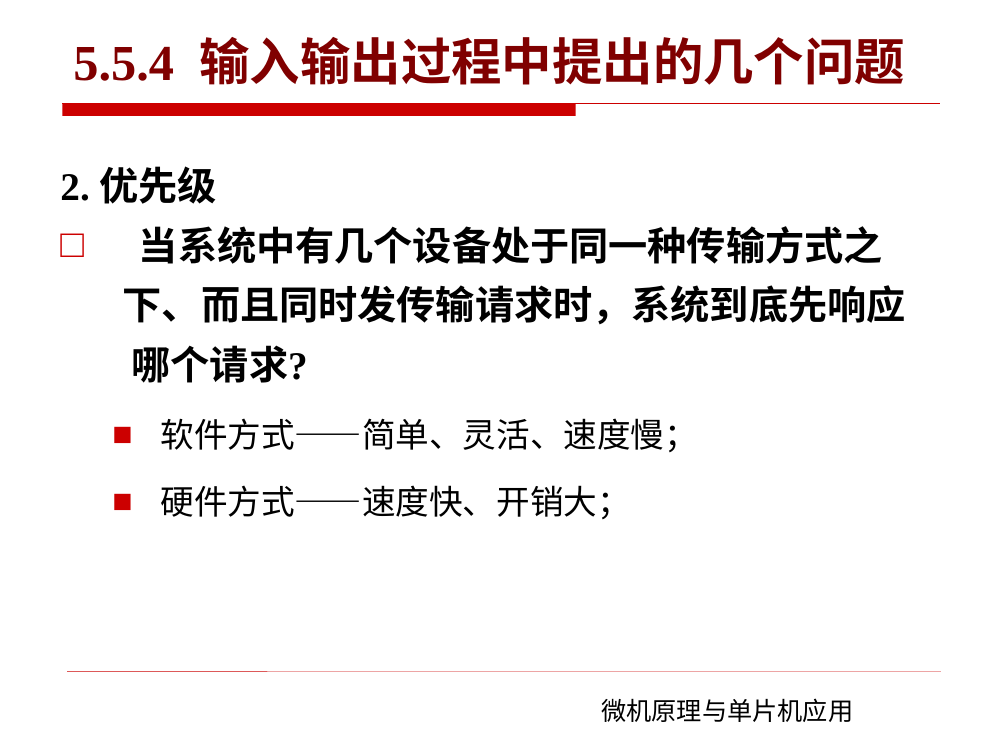
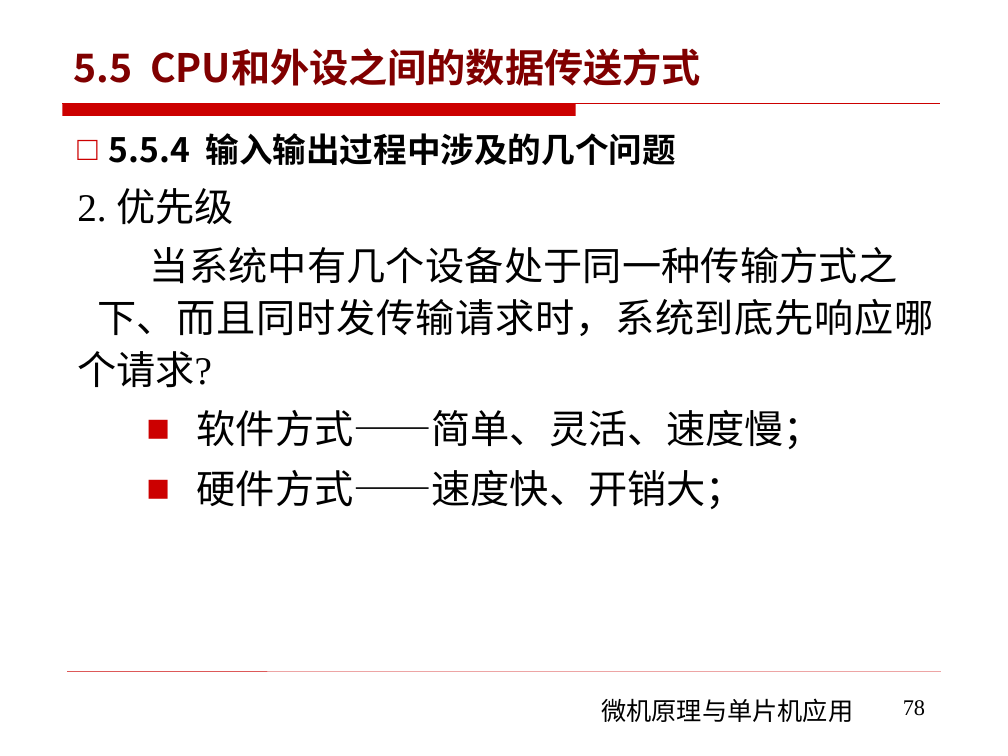
Before and after one commit to rshouc/Microcomputer, a slide deck: slide 78 of PPT/The Principle of Microcomputer/第五章 微机原理（微机和外设的数据传输) .pptx. Drawn at 1008x756 pixels with LibreOffice and Linux fonts; fonts in the diff are those of the drawing; background and template pictures are left out. Boxes give left, top, right and bottom in pixels: in the first picture for what was removed or moved away, otherwise in the second. Text is boxed around its words. In the diff, an @@ line names an element or a change of style, - is before the commit and + after.

```diff
--- a/PPT/The Principle of Microcomputer/第五章 微机原理（微机和外设的数据传输) .pptx
+++ b/PPT/The Principle of Microcomputer/第五章 微机原理（微机和外设的数据传输) .pptx
@@ title at [73,48,701,86]: text changed; size 36 to 28 pt; font Times New Roman to Noto Sans CJK SC @@
-5.5.4 输入输出过程中提出的几个问题
+5.5 CPU和外设之间的数据传送方式
@@ text "5.5.4 输入输出过程中涉及的几个问题": place and size @@
-text "5.5.4 输入输出过程中涉及的几个问题" at [60,166,906,519]
+text "5.5.4 输入输出过程中涉及的几个问题" at [77,133,933,509]
@@ text at [109,133,675,165]: paragraph added @@
+□ 5.5.4 输入输出过程中涉及的几个问题
@@ text at [77,247,933,388]: text changed @@
-□ 当系统中有几个设备处于同一种传输方式之
-下、而且同时发传输请求时，系统到底先响应
-哪个请求?
+当系统中有几个设备处于同一种传输方式之 下、而且同时发传输请求时，系统到底先响应哪个请求?
@@ text at [197,410,823,509]: size 24 to 28 pt, font Noto Sans CJK SC to Times New Roman in "软件方式——简单、灵活、速度慢；", "硬件方式——速度快、开销大；"; alignment left to justified; indent changed; line spacing 1.5 to 1.1 @@
@@ page number added at [903,700,925,716], 16 pt, text #000000 @@
+78
```
Also in this commit, not shown: 16 other slides changed, 2 slides added, 1 slide removed.
